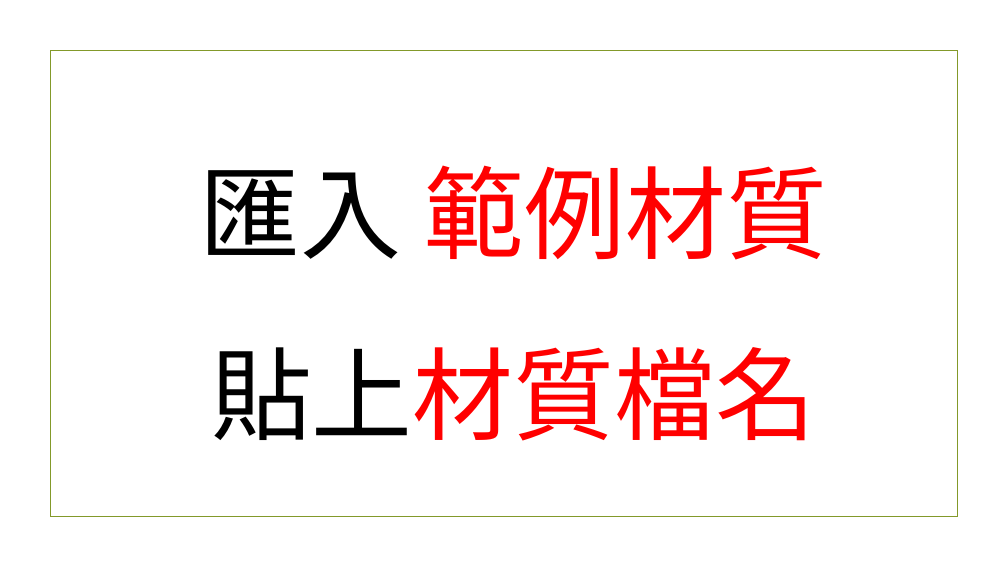
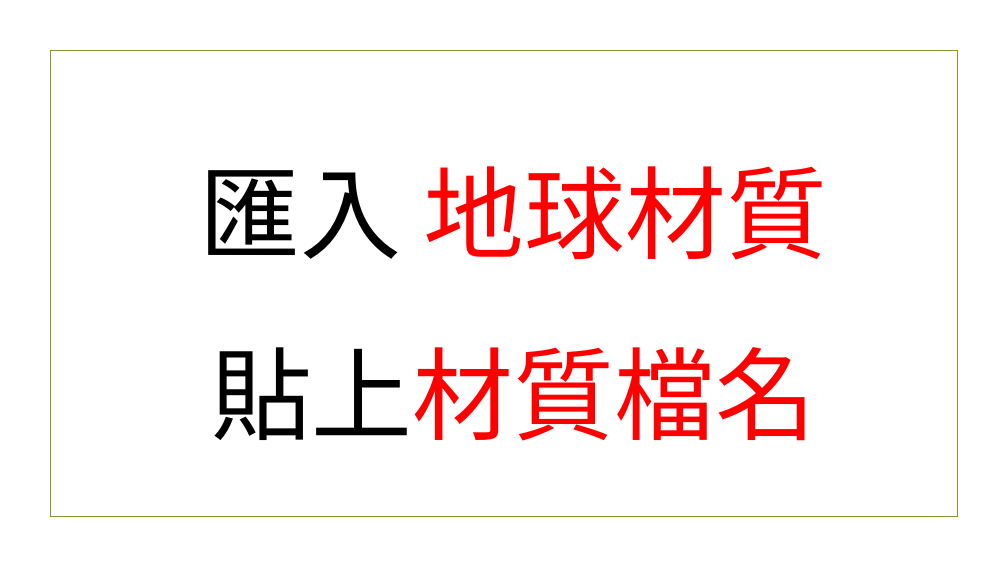
Before and after one commit to beardad1975/py4t, a slide deck: slide 7 of 課程資料/3D空間大探索/02轉動地球.pptx (slide 17 before the commit). Drawn at 1008x567 pixels with LibreOffice and Linux fonts; fonts in the diff are those of the drawing; background and template pictures are left out. Boxes give left, top, right and bottom in pixels: in the first picture for what was removed or moved away, otherwise in the second. Text is boxed around its words. In the diff, an @@ line names an element or a change of style, - is before the commit and + after.

```diff
--- a/課程資料/3D空間大探索/02轉動地球.pptx
+++ b/課程資料/3D空間大探索/02轉動地球.pptx
@@ title at [200,166,827,441]: text changed @@
-匯入 範例材質
-貼上材質檔名
+匯入 地球材質
+貼上材質檔名
```
Also in this commit, not shown: 4 other slides changed, 11 slides added, 7 slides removed, 17 other files.
